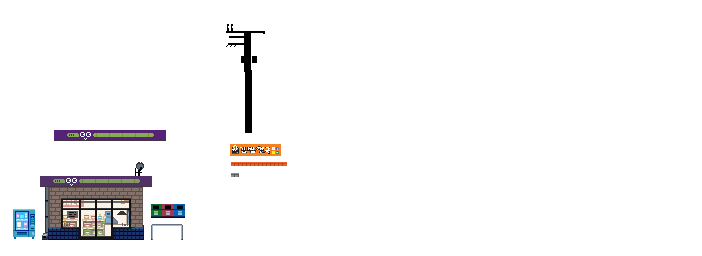
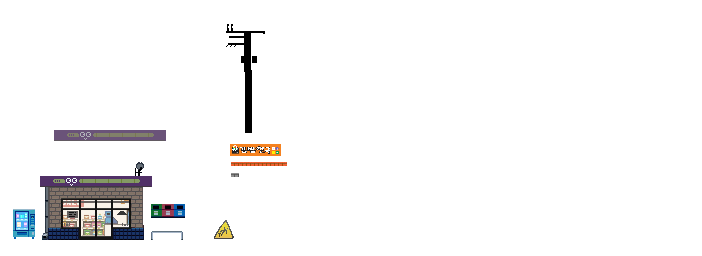
Before/after of a (702, 256) layered artwork. What changed in the layer stack:
painted on "Fence" over [151, 224, 183, 239]
removed layer "레이어 22" over [54, 130, 166, 141]
added layer "추락주의" above "레이어 22" over [214, 220, 234, 239]
added layer "레이어 22" above "레이어 26" over [54, 130, 166, 141]